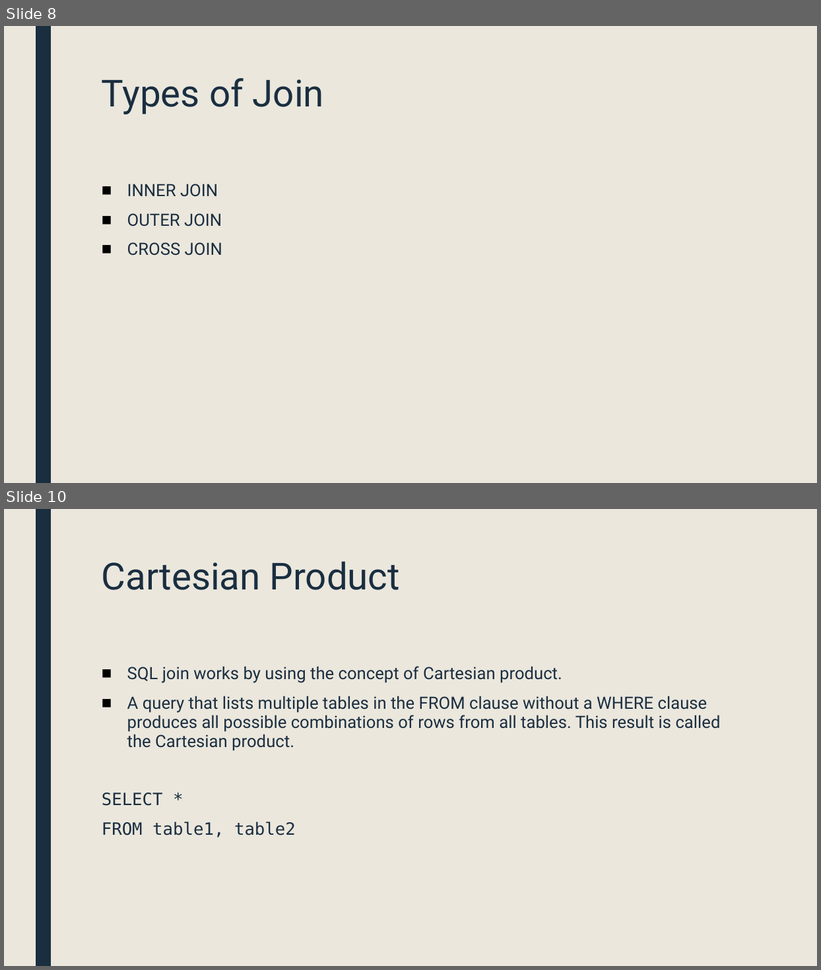
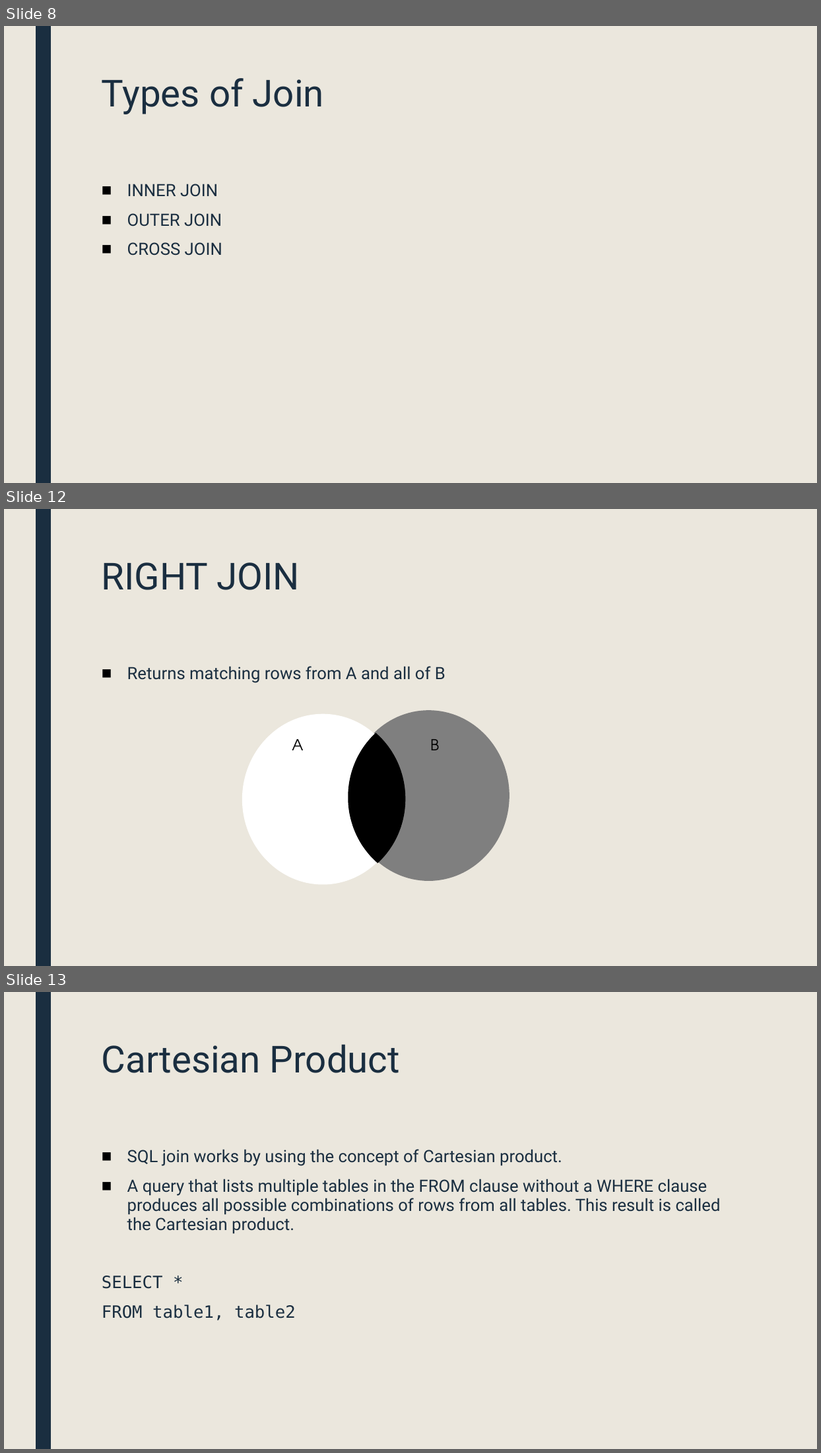
Before and after one commit to MGIS-UMN/GIS5577_week4, a slide deck: Advanced_DB_queries.odp. Shown one above the other, each under a label of ours: slides 8 and 10 before the commit, slides 8, 12 and 13 after it; the slides between them are not shown. The pictures are 821x970 and 821x1453 pixels, drawn with LibreOffice and Linux fonts; fonts in the diff are those of the drawing. Boxes give left, top, right and bottom in pixels: in the first picture for what was removed or moved away, otherwise in the second. Text is boxed around its words. In the diff, an @@ line names an element or a change of style, - is before the commit and + after.

```diff
--- a/Advanced_DB_queries.odp
+++ b/Advanced_DB_queries.odp
@@ slide 12 added at (x1=4, y1=509, x2=817, y2=966), background #EBE7DD; not listed: 1 template element that a slide beside it also shows @@
@@ title added at (x1=102, y1=562, x2=300, y2=590), 44 pt, text #1A2E40 @@
+RIGHT JOIN
@@ text added at (x1=127, y1=666, x2=446, y2=683), 20 pt, text #1A2E40 @@
+■ Returns matching rows from A and all of B
@@ freeform shape added at (x1=242, y1=714, x2=404, y2=885), fill #FFFFFF @@
@@ freeform shape added at (x1=348, y1=710, x2=510, y2=881), fill #7F7F7F @@
@@ text added at (x1=292, y1=739, x2=303, y2=751), 18 pt, text #000000 @@
+A
@@ freeform shape added at (x1=348, y1=733, x2=405, y2=863), fill #000000 @@
@@ text added at (x1=430, y1=739, x2=439, y2=751), 18 pt, text #000000 @@
+B
@@ what was slide 10 is now slide 13 @@
```
Also in this commit, not shown: 2 slides changed, 2 other slides added.
